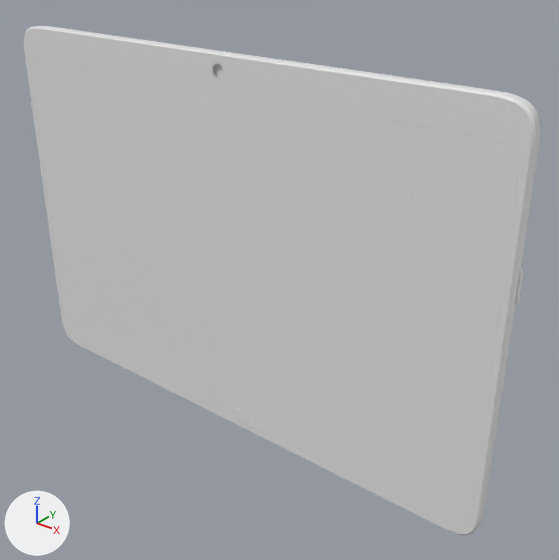
A saved change to the glTF model handheld-eth/assembly.glb.
Before and after are seen from a 50 mm camera at (293.0, -202.0, 195.0) aimed at (125.0, 8.0, 64.0). Every picture has the same lights, and +X, +Y and +Z are marked at lower left. The older version comes first. Where no turn or scale is listed for an object, it has been applied to the vertices.

Before the edit, the objects in view are built like this:
```python
me_accents = bpy.data.meshes.new('accents')
me_accents.from_pydata(...)  # 376 vertices, 748 faces; spans x 97.0..125.0, y -8.0..-7.8, z 7.5..147.1
me_body = bpy.data.meshes.new('body')
me_body.from_pydata(...)  # 4860 vertices, 9720 faces; spans x 0.0..222.0, y -8.0..14.0, z 0.0..150.0
me_glass = bpy.data.meshes.new('glass')
me_glass.from_pydata(...)  # 120 vertices, 236 faces; spans x 3.0..219.0, y -8.0..-7.0, z 3.0..138.0
ob_accents = bpy.data.objects.new('accents', me_accents)
ob_accents.location = (0.0, 0.0, 0.0)
ob_body = bpy.data.objects.new('body', me_body)
ob_body.location = (0.0, 0.0, 0.0)
ob_glass = bpy.data.objects.new('glass', me_glass)
ob_glass.location = (0.0, 0.0, 0.0)
```
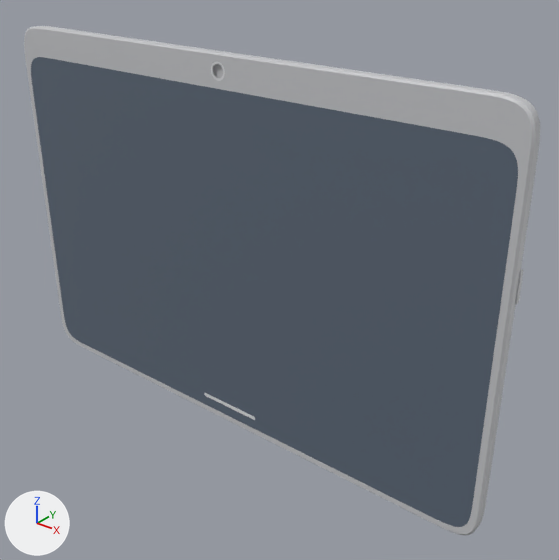
The newer file is also rescaled (x0.001) as a whole; pictures and numbers use the older file's frame.

What changed in the scene script:
```text
Add mat_defaultmaterial_003:
    mat_defaultmaterial_003 = bpy.data.materials.new('DefaultMaterial.003')
    mat_defaultmaterial_003.use_nodes = True; mat_defaultmaterial_003.node_tree.nodes.clear()
    _N = mat_defaultmaterial_003.node_tree.nodes; _L = mat_defaultmaterial_003.node_tree.links
    n0 = _N.new('ShaderNodeOutputMaterial'); n0.name = 'Material Output'
    n1 = _N.new('ShaderNodeBsdfPrincipled'); n1.name = 'Principled BSDF'
    n2 = _N.new('ShaderNodeVertexColor'); n2.name = 'Color Attribute'
    _L.new(n1.outputs[0], n0.inputs[0])  # 'BSDF' to 'Surface'
    _L.new(n2.outputs[0], n1.inputs[0])  # 'Color' to 'Base Color'
Add mat_defaultmaterial_002:
    mat_defaultmaterial_002 = bpy.data.materials.new('DefaultMaterial.002')
    mat_defaultmaterial_002.use_nodes = True; mat_defaultmaterial_002.node_tree.nodes.clear()
    _N = mat_defaultmaterial_002.node_tree.nodes; _L = mat_defaultmaterial_002.node_tree.links
    n0 = _N.new('ShaderNodeOutputMaterial'); n0.name = 'Material Output'
    n1 = _N.new('ShaderNodeBsdfPrincipled'); n1.name = 'Principled BSDF'
    n2 = _N.new('ShaderNodeVertexColor'); n2.name = 'Color Attribute'
    _L.new(n1.outputs[0], n0.inputs[0])  # 'BSDF' to 'Surface'
    _L.new(n2.outputs[0], n1.inputs[0])  # 'Color' to 'Base Color'
Add mat_defaultmaterial:
    mat_defaultmaterial = bpy.data.materials.new('DefaultMaterial')
    mat_defaultmaterial.use_nodes = True; mat_defaultmaterial.node_tree.nodes.clear()
    _N = mat_defaultmaterial.node_tree.nodes; _L = mat_defaultmaterial.node_tree.links
    n0 = _N.new('ShaderNodeOutputMaterial'); n0.name = 'Material Output'
    n1 = _N.new('ShaderNodeBsdfPrincipled'); n1.name = 'Principled BSDF'
    n2 = _N.new('ShaderNodeVertexColor'); n2.name = 'Color Attribute'
    _L.new(n1.outputs[0], n0.inputs[0])  # 'BSDF' to 'Surface'
    _L.new(n2.outputs[0], n1.inputs[0])  # 'Color' to 'Base Color'
Change me_body:
    where me_body.from_pydata(...)  # 4860 vertices, 9720 faces; spans x 0.0..222.0, y -8.0..14.0, z 0.0..150.0
    used by ob_body; location = (0.0, 0.0, 0.0)
    me_body part 1: vertex colours changed
    add me_body.materials.append(mat_defaultmaterial)
Change me_glass:
    where me_glass.from_pydata(...)  # 120 vertices, 236 faces; spans x 3.0..219.0, y -8.0..-7.0, z 3.0..138.0
    used by ob_glass; location = (0.0, 0.0, 0.0)
    me_glass part 2: vertex colours changed
    add me_glass.materials.append(mat_defaultmaterial_002)
Change me_accents:
    where me_accents.from_pydata(...)  # 376 vertices, 748 faces; spans x 97.0..125.0, y -8.0..-7.8, z 7.5..147.1
    add me_accents.materials.append(mat_defaultmaterial_003)
```

Boxes (x1, y1, x2, y2) around the edits, measured in the pictures (559 x 560 px):
'glass', recoloured (white to blue): (31, 57, 518, 527) in both
'body', recoloured: (24, 26, 540, 535) in both
'accents', recoloured: (204, 61, 255, 420) in both
